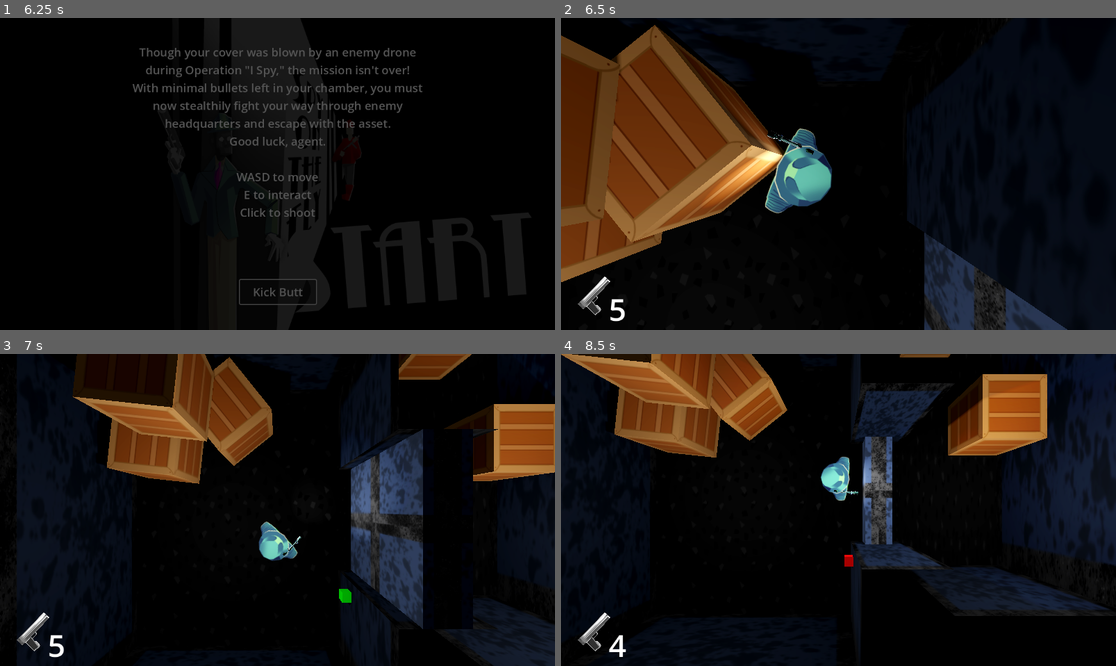
Above: before the commit, frames 1-4 (two rows, left to right).
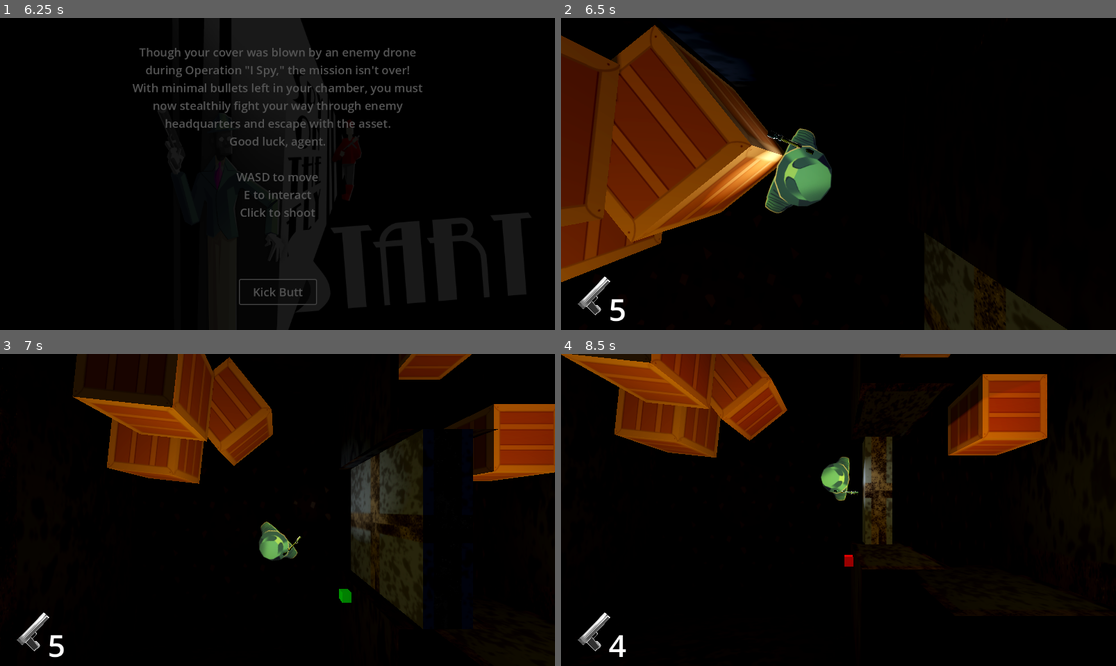
Above: after the commit, the same moments.

Repository: Evanator05/albertagamejam2023
Game: Godot game, scene res://Scenes/Title.tscn
Two runs of this game, one before a commit and one after it. Both use one fixed random seed, a clock stepped at 60 frames per second and the inputs below.
Inputs (mouse positions are in pixels of both pictures, inside the frame that each line leads up to):
- Up to frame 1 (6.25 s): click (410, 261) at 0.5 s; click "Kick Butt" at 1.25 s; tap Enter at 2, 3.5, 5 s; move the mouse to (399, 158) at 2.02 s; hold D (moveRight) 2.03-2.78 s; tap E (interact) at 2.1, 3.6, 5.1 s; tap Space at 2.75, 4.25, 5.75 s; move the mouse to (166, 189) at 2.77 s; hold S (moveDown) 2.78-3.53 s; click (166, 189) at 2.85 s; move the mouse to (333, 105) at 3.52 s; hold D (moveRight) 3.53-4.28 s; move the mouse to (249, 236) at 4.27 s; hold W (moveUp) 4.28-5.03 s; click (249, 236) at 4.35 s; move the mouse to (444, 220) at 5.02 s; hold A (moveLeft) from 5.03 s (still down); move the mouse to (111, 127) at 5.77 s; click (111, 127) at 5.85 s
- Up to frame 2 (6.5 s): keep holding A (moveLeft)
- Up to frame 3 (7 s): move the mouse to (305, 510) at 6.52 s; release A (moveLeft) at 6.53 s; hold S (moveDown) from 6.53 s (still down); tap E (interact) at 6.6 s
- Up to frame 4 (8.5 s): move the mouse to (755, 432) at 7.27 s; release S (moveDown) at 7.28 s; hold D (moveRight) 7.28-8.03 s; click (755, 432) at 7.35 s; move the mouse to (960, 494) at 8.02 s; hold W (moveUp) from 8.03 s (still down); tap E (interact) at 8.1 s

Frame 1 is identical in both runs. In frame 2, 17% of the frame differs, in the area x 0-100%, y 0-100%; in frame 3, 24%; in frame 4, 27%.

Commit message:
Applied Light to more lights

Diff:
--- a/Scenes/Level 0 intro.tscn
+++ b/Scenes/Level 0 intro.tscn
@@ -6,6 +6,7 @@
 [ext_resource type="Material" uid="uid://dh40gfqmsavuk" path="res://Materials/map.material" id="2_4s106"]
 [ext_resource type="PackedScene" uid="uid://b5jhlu5cuucef" path="res://Objects/Button.tscn" id="3_sdh0m"]
 [ext_resource type="PackedScene" uid="uid://bn5pu4gcmr0oj" path="res://Objects/Elevator.tscn" id="5_vmqtg"]
+[ext_resource type="Script" path="res://Scripts/Light.gd" id="6_vspcn"]
 [ext_resource type="PackedScene" uid="uid://cnq0cu8t4e7ww" path="res://Objects/Box.tscn" id="7_664rd"]
 
 [sub_resource type="NavigationMesh" id="NavigationMesh_0gbfy"]
@@ -73,21 +74,25 @@
 transform = Transform3D(1, 0, 0, 0, 1, 0, 0, 0, 1, -3.00553, 4, 3.15706)
 shadow_enabled = true
 omni_range = 13.0
+script = ExtResource("6_vspcn")
 
 [node name="OmniLight3D2" type="OmniLight3D" parent="."]
 transform = Transform3D(1, 0, 0, 0, 1, 0, 0, 0, 1, 4.99447, 4, 3.15706)
 shadow_enabled = true
 omni_range = 10.0
+script = ExtResource("6_vspcn")
 
 [node name="OmniLight3D3" type="OmniLight3D" parent="."]
 transform = Transform3D(1, 0, 0, 0, 1, 0, 0, 0, 1, 4.99447, 4, -5.84294)
 shadow_enabled = true
 omni_range = 9.0
+script = ExtResource("6_vspcn")
 
 [node name="OmniLight3D4" type="OmniLight3D" parent="."]
 transform = Transform3D(1, 0, 0, 0, 1, 0, 0, 0, 1, -5.00553, 4, -5.84294)
 shadow_enabled = true
 omni_range = 7.0
+script = ExtResource("6_vspcn")
 
 [node name="Elevator" parent="." instance=ExtResource("5_vmqtg")]
 transform = Transform3D(1, 0, 0, 0, 1, 0, 0, 0, 1, -5, 0, -11)
--- a/Scripts/Globals.gd
+++ b/Scripts/Globals.gd
@@ -5,11 +5,12 @@
 var mapSections
 var musicManager
 
+# Light Colors
 var colors = [
-	Color(1, 1, 1, 1),
-	Color(0.941, 0.635, 0.102, 0.78),
-	Color(0.941, 0.635, 0.102, 0.78),
-	Color(0.961, 0.773, 0.443, 0.78),
-	Color(0.941, 0.635, 0.102, 0.78),
-	Color(0.941, 0.635, 0.102, 0.78)
+	Color(0.878, 0.663, 0.086),
+	Color(0.988, 0.698, 0.184, 0.78),
+	Color(1, 0.741, 0.282, 0.78),
+	Color(1, 0.796, 0.439, 0.78),
+	Color(1, 0.914, 0.69),
+	Color(1, 0.965, 0.875)
 ]
Not shown: 1 places in Scenes/Level 0 intro.tscn that only renumber resources
